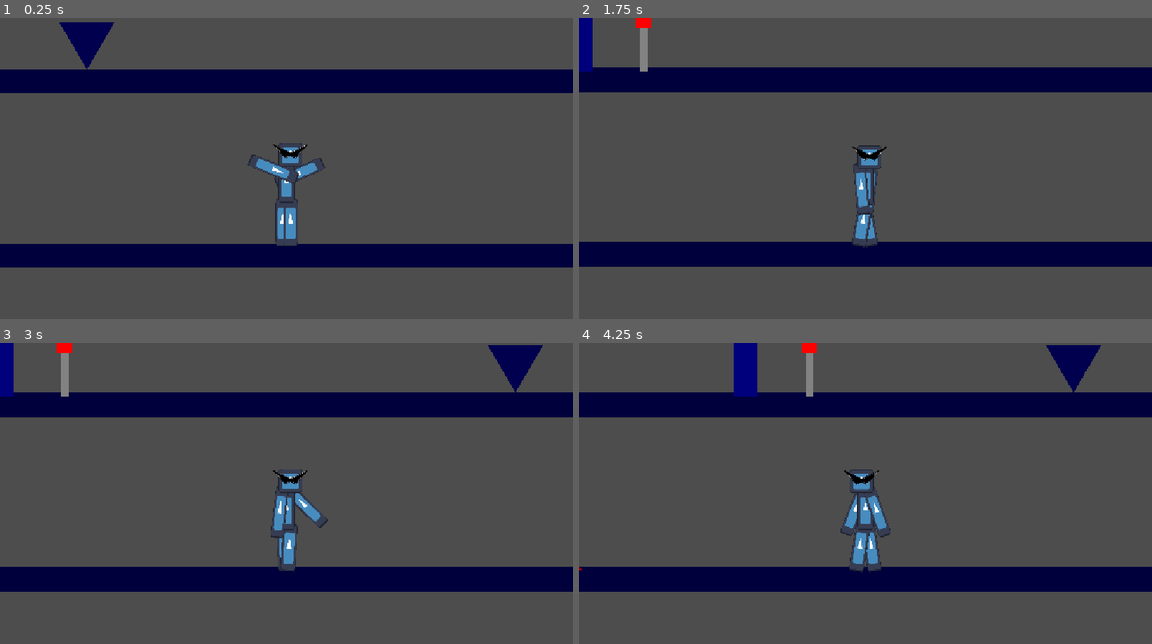
Above: before the commit, frames 1-4 (two rows, left to right).
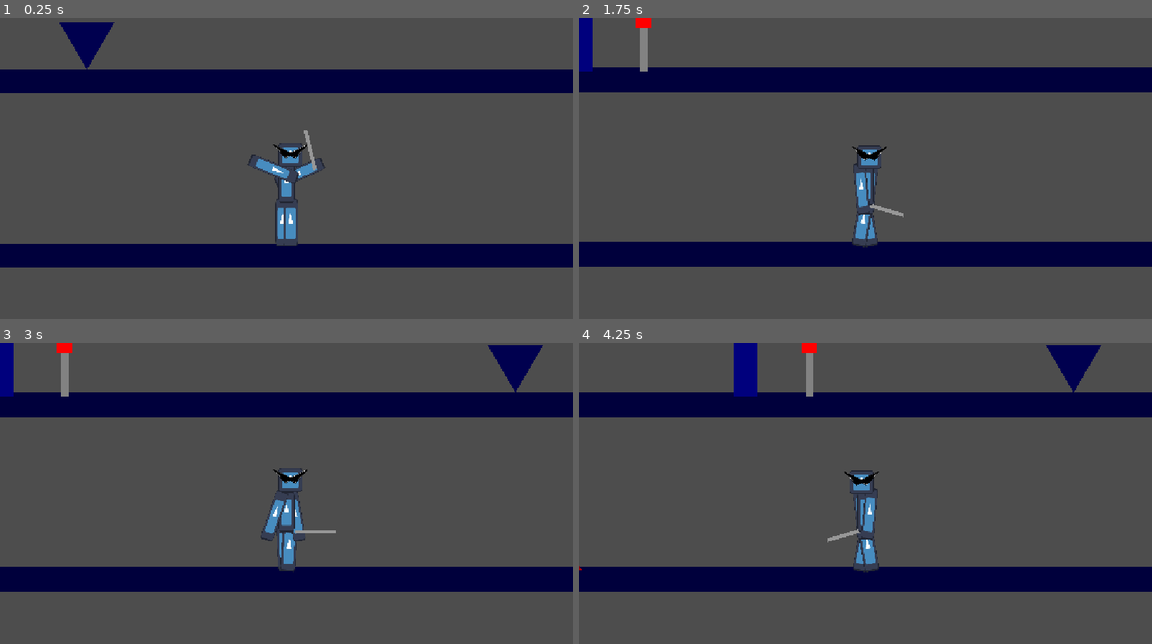
Above: after the commit, the same moments.

Repository: Abdulrhman64/ball
Game: Godot game, scene res://scenes/main.tscn
Two runs of this game, one before a commit and one after it. Both use one fixed random seed, a clock stepped at 60 frames per second and the inputs below. The engine's default icon, where the game draws it, is replaced by a stand-in: a white triangle on a blue panel in a dark square.
Inputs (mouse positions are in pixels of both pictures, inside the frame that each line leads up to):
- Up to frame 1 (0.25 s): no input
- Up to frame 2 (1.75 s): move the mouse to (991, 162) at 0.52 s; hold A (a) 0.53-1.28 s; tap D (d) at 0.8, 1.35 s; move the mouse to (750, 195) at 1.27 s; tap E (e) at 1.55 s
- Up to frame 3 (3 s): move the mouse to (343, 433) at 2.02 s; tap E (e) at 2.1 s; click (343, 433) at 2.3 s; move the mouse to (257, 568) at 2.77 s; click (257, 568) at 2.85 s
- Up to frame 4 (4.25 s): tap A (a) at 3.05 s; move the mouse to (1037, 550) at 3.52 s; hold A (a) from 3.53 s (still down); tap D (d) at 3.8 s

The runs differ from the first frame. In frame 1, less than 0.1% of the frame differs, in the area x 53-56%, y 37-51%; in frame 2, less than 0.1%; in frame 3, 0.8%; in frame 4, 1.0%, in the area x 43-55%, y 42-77%.

Commit message:
added weapon

Diff:
--- a/project.godot
+++ b/project.godot
@@ -47,6 +47,11 @@
 "events": [Object(InputEventKey,"resource_local_to_scene":false,"resource_name":"","device":-1,"window_id":0,"alt_press …(192 unchanged characters)…
 ]
 }
+m1={
+"deadzone": 0.2,
+"events": [Object(InputEventMouseButton,"resource_local_to_scene":false,"resource_name":"","device":-1,"window_id":0,"alt_pressed":false,"shift_pressed":false,"ctrl_pressed":false,"meta_pressed":false,"button_mask":1,"position":Vector2(277, 25),"global_position":Vector2(286, 73),"factor":1.0,"button_index":1,"canceled":false,"pressed":true,"double_click":false,"script":null)
+]
+}
 
 [physics]
 
--- a/scenes/character.tscn
+++ b/scenes/character.tscn
@@ -6,6 +6,11 @@
 
 [sub_resource type="RectangleShape2D" id="RectangleShape2D_tv0cb"]
 size = Vector2(24.000008, 26)
+
+[sub_resource type="QuadMesh" id="QuadMesh_tv0cb"]
+
+[sub_resource type="RectangleShape2D" id="RectangleShape2D_rtrbs"]
+size = Vector2(81.00001, 8)
 
 [sub_resource type="RectangleShape2D" id="RectangleShape2D_erw1h"]
 size = Vector2(60, 208)
@@ -143,6 +148,18 @@
 "transitions": PackedFloat32Array(1),
 "update": 1,
 "values": [true]
+}
+tracks/11/type = "value"
+tracks/11/imported = false
+tracks/11/enabled = true
+tracks/11/path = NodePath("Skeleton2D2/chest/arm2/rod/CollisionShape2D:disabled")
+tracks/11/interp = 1
+tracks/11/loop_wrap = true
+tracks/11/keys = {
+"times": PackedFloat32Array(0),
+"transitions": PackedFloat32Array(1),
+"update": 1,
+"values": [false]
 }
 
 [sub_resource type="Animation" id="Animation_0lw5n"]
@@ -249,6 +266,94 @@
 "values": [Vector2(16, 24), Vector2(32, -31.999998)]
 }
 
+[sub_resource type="Animation" id="Animation_2cgup"]
+resource_name = "hit"
+length = 0.8666667
+tracks/0/type = "value"
+tracks/0/imported = false
+tracks/0/enabled = true
+tracks/0/path = NodePath("Skeleton2D2/chest/head:position")
+tracks/0/interp = 1
+tracks/0/loop_wrap = true
+tracks/0/keys = {
+"times": PackedFloat32Array(0, 0.33333334, 0.6),
+"transitions": PackedFloat32Array(1, 1, 1),
+"update": 0,
+"values": [Vector2(8, -48), Vector2(8, -40), Vector2(8, -48)]
+}
+tracks/1/type = "value"
+tracks/1/imported = false
+tracks/1/enabled = true
+tracks/1/path = NodePath("Skeleton2D2/chest/arm:rotation")
+tracks/1/interp = 1
+tracks/1/loop_wrap = true
+tracks/1/keys = {
+"times": PackedFloat32Array(0, 0.43333334),
+"transitions": PackedFloat32Array(1, 1),
+"update": 0,
+"values": [0.0, 0.15804645]
+}
+tracks/2/type = "value"
+tracks/2/imported = false
+tracks/2/enabled = true
+tracks/2/path = NodePath("Skeleton2D2/chest/arm:position")
+tracks/2/interp = 1
+tracks/2/loop_wrap = true
+tracks/2/keys = {
+"times": PackedFloat32Array(0, 0.43333334),
+"transitions": PackedFloat32Array(1, 1),
+"update": 0,
+"values": [Vector2(-16, 24), Vector2(-24, 23.999996)]
+}
+tracks/3/type = "value"
+tracks/3/imported = false
+tracks/3/enabled = true
+tracks/3/path = NodePath("Skeleton2D2/chest/arm2:rotation")
+tracks/3/interp = 1
+tracks/3/loop_wrap = true
+tracks/3/keys = {
+"times": PackedFloat32Array(0, 0.26666668, 0.36666667, 0.76666665),
+"transitions": PackedFloat32Array(1, 1, 1, 1),
+"update": 0,
+"values": [0.0, -2.268928, 0.0, 0.0]
+}
+tracks/4/type = "value"
+tracks/4/imported = false
+tracks/4/enabled = true
+tracks/4/path = NodePath("Skeleton2D2/chest/arm2:position")
+tracks/4/interp = 1
+tracks/4/loop_wrap = true
+tracks/4/keys = {
+"times": PackedFloat32Array(0, 0.26666668, 0.36666667, 0.76666665),
+"transitions": PackedFloat32Array(1, 1, 1, 1),
+"update": 0,
+"values": [Vector2(16, 24), Vector2(40.000004, -48), Vector2(24, 24), Vector2(16, 24)]
+}
+tracks/5/type = "value"
+tracks/5/imported = false
+tracks/5/enabled = true
+tracks/5/path = NodePath("Skeleton2D2/chest/Sprite2D:position")
+tracks/5/interp = 1
+tracks/5/loop_wrap = true
+tracks/5/keys = {
+"times": PackedFloat32Array(0, 0.5),
+"transitions": PackedFloat32Array(1, 1),
+"update": 0,
+"values": [Vector2(2.6226035e-06, 8.000002), Vector2(2.2737368e-13, 16)]
+}
+tracks/6/type = "value"
+tracks/6/imported = false
+tracks/6/enabled = true
+tracks/6/path = NodePath("Skeleton2D2/chest/arm2/rod/CollisionShape2D:disabled")
+tracks/6/interp = 1
+tracks/6/loop_wrap = true
+tracks/6/keys = {
+"times": PackedFloat32Array(0.033333335, 0.16666667, 0.6666667, 0.8),
+"transitions": PackedFloat32Array(1, 1, 1, 1),
+"update": 1,
+"values": [true, false, false, true]
+}
+
 [sub_resource type="Animation" id="Animation_lrhn5"]
 resource_name = "idle"
 length = 0.8666667
@@ -443,6 +548,7 @@
 &"RESET": SubResource("Animation_rkhd4"),
 &"click": SubResource("Animation_0lw5n"),
 &"fall": SubResource("Animation_dp8ca"),
+&"hit": SubResource("Animation_2cgup"),
 &"idle": SubResource("Animation_lrhn5"),
 &"walk": SubResource("Animation_my7n2")
 }
@@ -478,6 +584,7 @@
 
 [node name="arm" type="Bone2D" parent="Skeleton2D2/chest" unique_id=1583322981]
 position = Vector2(-16, 24)
+scale = Vector2(0.99999964, 0.99999964)
 rest = Transform2D(1, 0, 0, 1, -40, 24)
 
 [node name="Sprite2D" type="Sprite2D" parent="Skeleton2D2/chest/arm" unique_id=1062689537]
@@ -509,6 +616,20 @@
 shape = SubResource("RectangleShape2D_tv0cb")
 disabled = true
 
+[node name="rod" type="Area2D" parent="Skeleton2D2/chest/arm2" unique_id=2077308159 groups=["int"]]
+position = Vector2(8.000001, 32.000004)
+
+[node name="MeshInstance2D" type="MeshInstance2D" parent="Skeleton2D2/chest/arm2/rod" unique_id=1544865621]
+modulate = Color(0.5931336, 0.59313357, 0.59313357, 1)
+position = Vector2(32.000008, 1.9073486e-06)
+rotation = 1.5707964
+scale = Vector2(7.3675933, 81.7172)
+mesh = SubResource("QuadMesh_tv0cb")
+
+[node name="CollisionShape2D" type="CollisionShape2D" parent="Skeleton2D2/chest/arm2/rod" unique_id=320145407]
+position = Vector2(32.000004, 0)
+shape = SubResource("RectangleShape2D_rtrbs")
+
 [node name="head" type="Bone2D" parent="Skeleton2D2/chest" unique_id=892536031]
 position = Vector2(8, -48)
 rest = Transform2D(1, 0, 0, 1, 0, -56)
@@ -529,7 +650,6 @@
 texture = ExtResource("1_glpr6")
 
 [node name="CollisionShape2D" type="CollisionShape2D" parent="." unique_id=950973656]
-visible = false
 z_index = 2
 position = Vector2(0, 32)
 shape = SubResource("RectangleShape2D_erw1h")
--- a/scenes/main.tscn
+++ b/scenes/main.tscn
@@ -16,7 +16,7 @@
 [node name="Camera2D" type="Camera2D" parent="Character" unique_id=350610450]
 
 [node name="deathpoint" parent="." unique_id=1842057229 instance=ExtResource("3_sugp2")]
-position = Vector2(0, 240)
+position = Vector2(0, 256)
 
 [node name="CollisionShape2D" type="CollisionShape2D" parent="deathpoint" unique_id=1329312327]
 shape = SubResource("WorldBoundaryShape2D_erw1h")
--- a/scripts/character.gd
+++ b/scripts/character.gd
@@ -3,37 +3,56 @@
 @onready var anim = $AnimationPlayer
 @onready var skeleton = $Skeleton2D2
 @onready var ct = $clickt
+
 @export var speed = 600
 @export var acc = 1800
 @export var friction = 2200
 
 var moving = false
 var clicking = false
+
 func _physics_process(delta):
+
 	if not is_on_floor():
 		velocity.y += 1800 * delta
+
 	if Input.is_action_just_pressed("e"):
 		clicking = true
 		anim.play("click")
 		ct.start()
+
+	if Input.is_action_just_pressed("m1"):
+		if is_on_floor():
+			clicking = true
+			anim.play("hit")
+			ct.start()
+
 	if Input.is_action_pressed("a"):
 		skeleton.scale.x = -1
 		velocity.x = move_toward(velocity.x, -speed, acc * delta)
+
 	elif Input.is_action_pressed("d"):
 		skeleton.scale.x = 1
 		velocity.x = move_toward(velocity.x, speed, acc * delta)
+
 	else:
 		velocity.x = move_toward(velocity.x, 0, friction * delta)
+
 	if is_on_floor():
 		if Input.is_action_just_pressed("space"):
 			velocity.y = -600
+
 	move_and_slide()
+
 	if not is_on_floor ():
 		anim.play("fall")
+
 	elif abs(velocity.x) > 10:
 		anim.play("walk")
+
 	else:
 		if not clicking:
 			anim.play("idle")
+
 func _on_clickt_timeout() -> void:
 	clicking = false
